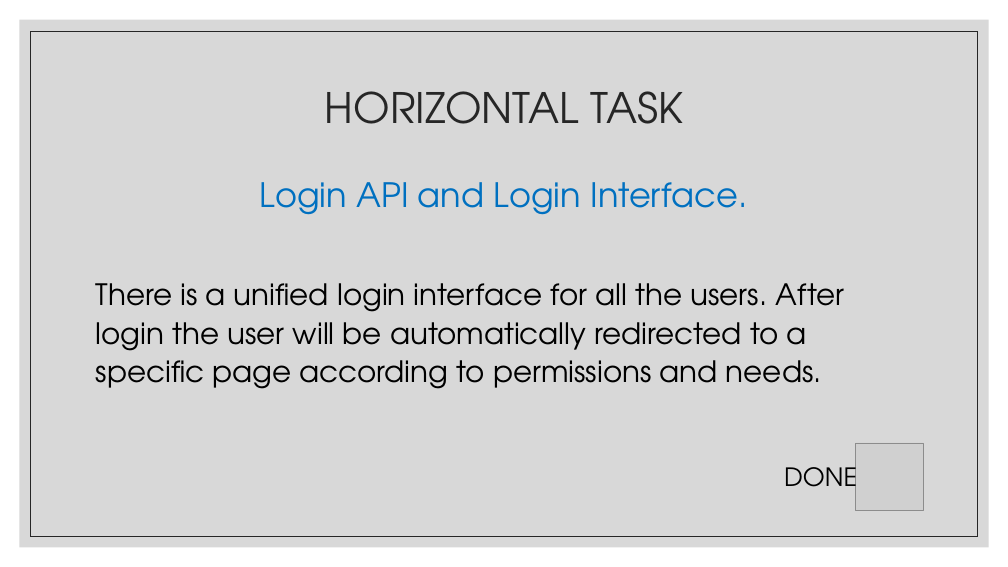
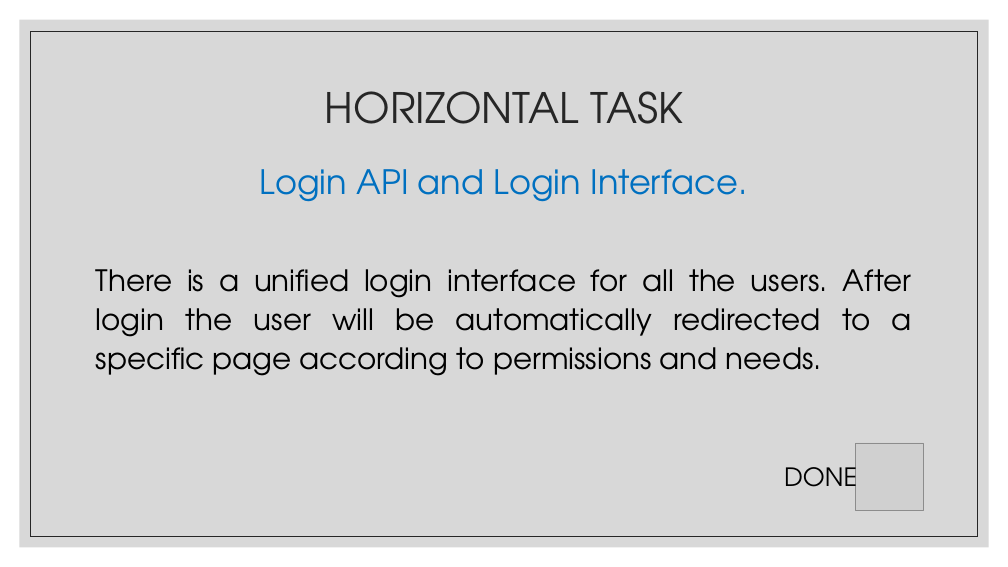
Before and after one commit to se2-p02/spg, a slide deck: slide 2 of presentations/SPG_spint1_presentation.pptx. Drawn at 1008x567 pixels with LibreOffice and Linux fonts; fonts in the diff are those of the drawing; grey boxes stand for pictures. Boxes give left, top, right and bottom in pixels: in the first picture for what was removed or moved away, otherwise in the second. Text is boxed around its words. In the diff, an @@ line names an element or a change of style, - is before the commit and + after.

```diff
--- a/presentations/SPG_spint1_presentation.pptx
+++ b/presentations/SPG_spint1_presentation.pptx
@@ text "Login API and Login Interface.": place and size @@
-text "Login API and Login Interface." at (96,182,844,389)
+text "Login API and Login Interface." at (96,169,912,376)
@@ text at (96,269,912,376): alignment left to justified @@
```
Also in this commit, not shown: 6 other slides changed, 1 slide added.
